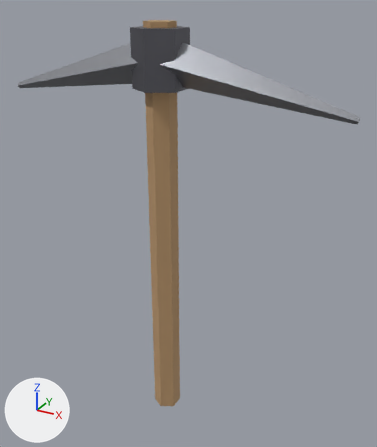
Before and after pictures for a commit that changed the glTF model assets/models/buildings/tool_pickaxe.glb.
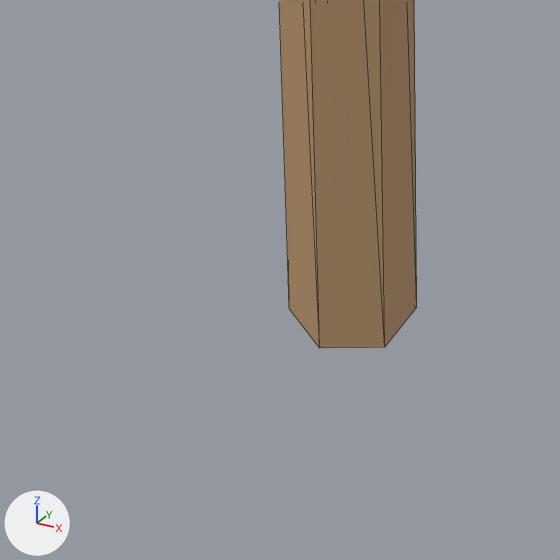
Old and new are each drawn whole from a 50 mm lens placed at (0.489, -0.791, 0.601), pointed at (0.03, 0.043, 0.183) and again close up on the part from 26% to 55% of the width and 76% to 100% of the height. The axes (+X, +Y, +Z) are drawn at lower left. The lights are the same throughout. The older version's two pictures come first. The close-ups show mesh edges as thin lines. Vertices at exactly the same position are counted once.

The first close-up shows 'Tool'.
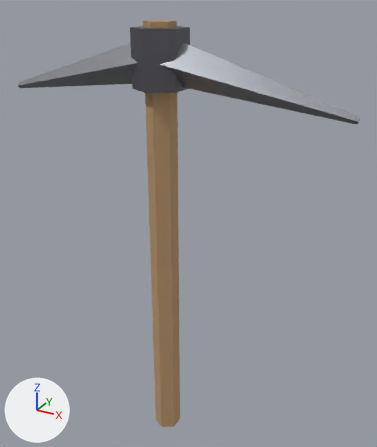
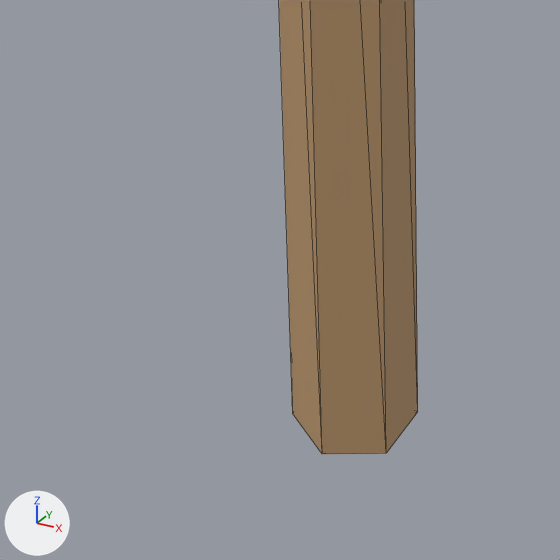
Where the change shows, as pixel boxes [x1, y1, x2, y2] in the close-ups (560 x 560 px):
'Tool', reshaped: before [279, 0, 417, 348]; after [279, 0, 418, 454]

The change, as a list of edits to the scene's bpy script:
```text
Change me_tool_001:
    used by ob_tool; location = (0.0, 0.0, 0.0)
    before: 0 (0.0, 0.028, -0.24), 2 (0.024, 0.014, -0.24) at pixel (416, 307), 4 (0.024, -0.014, -0.24) at pixel (384, 347), 6 (0.0, -0.028, -0.24) at pixel (319, 348), 8 (-0.024, -0.014, -0.24) at pixel (289, 308)
    before: 10 (-0.024, 0.014, -0.24)
    remove me_tool_001.from_pydata(...)  # 40 vertices, 64 faces; spans x -0.341..0.341, y -0.05..0.05, z -0.24..0.56
    add me_tool_001.from_pydata(...)  # 40 vertices, 64 faces; spans x -0.341..0.341, y -0.05..0.05, z -0.3..0.56
    me_tool_001 part 1
    add for i in [0, 2, 4, 6, 8, 10]: me_tool_001.vertices[i].co += Vector((0.0, 0.0, -0.06))
```
